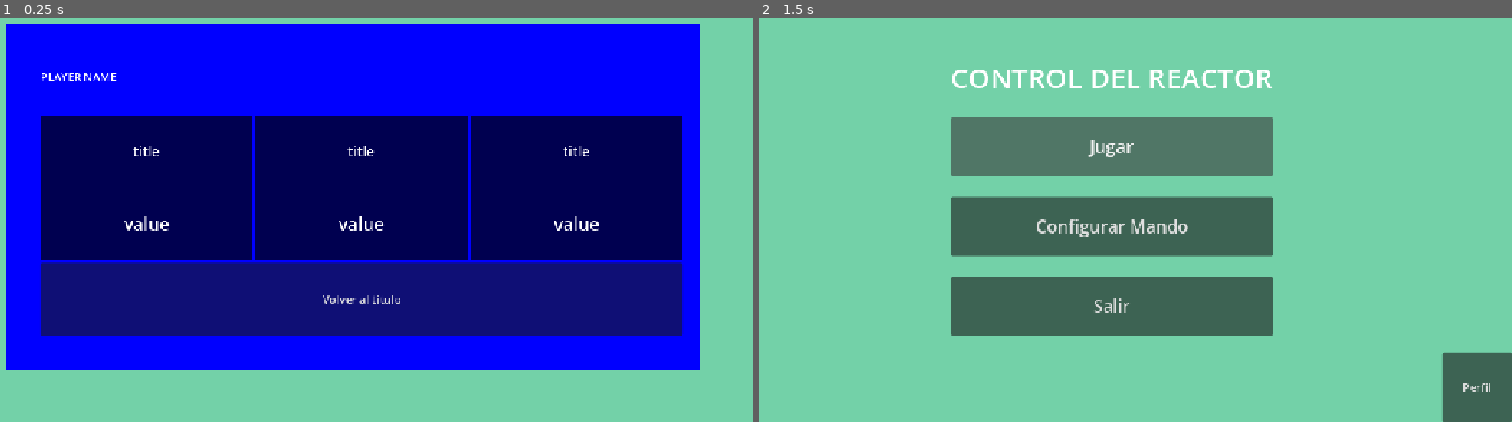
Above: before the commit, frames 1-2 (left to right).
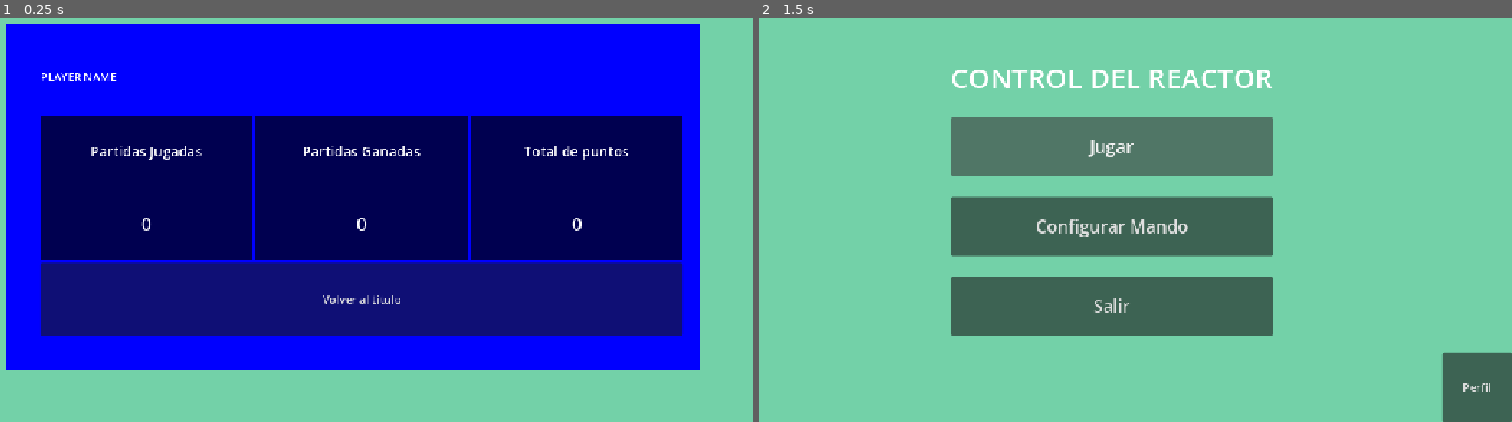
Above: after the commit, the same moments.

Repository: Jbarraza5010/control-del-reactor
Game: Godot game, scene res://scenes/profile/perfil.tscn
Same seed, same stepped clock (60 frames per second), same inputs: the game is played once before the commit and once after it. This scene is started directly instead of the project's main scene.
Inputs:
- Up to frame 1 (0.25 s): no input
- Up to frame 2 (1.5 s): click "Volver al titulo" at 0.5 s; click "Jugar" at 1.25 s

The runs differ from the first frame. In frame 1, 0.8% of the frame differs, in the area x 12-84%, y 31-53%; in frame 2, nothing differs.

Commit message:
Actualización en perfil de datos

Diff:
--- a/client/project.godot
+++ b/client/project.godot
@@ -18,7 +18,7 @@
 [autoload]
 
 Navegacion="*uid://cn2502j03bbtc"
-Api="*uid://bimncqa4rcqlj"
+Api="*uid://cv3pxla8hlhfy"
 
 [display]
 
--- a/client/scenes/common/dato_estadistica.tscn
+++ b/client/scenes/common/dato_estadistica.tscn
@@ -1,4 +1,6 @@
 [gd_scene format=3 uid="uid://b2573bx0ab7hn"]
+
+[ext_resource type="Script" uid="uid://bcgfjts4tbr3u" path="res://scripts/common/dato_estadistica.gd" id="1_84klj"]
 
 [sub_resource type="LabelSettings" id="LabelSettings_8w0r3"]
 font_size = 20
@@ -14,6 +16,7 @@
 grow_vertical = 2
 size_flags_horizontal = 3
 color = Color(0, 0, 0, 0.6862745)
+script = ExtResource("1_84klj")
 
 [node name="MarginContainer" type="MarginContainer" parent="." unique_id=1068666006]
 layout_mode = 1
--- a/client/scenes/profile/perfil.tscn
+++ b/client/scenes/profile/perfil.tscn
@@ -61,12 +61,15 @@
 
 [node name="DatoEstadistica" parent="CenterContainer/ColorRect/MarginContainer/VBoxContainer/HBoxContainer" unique_id=741568416 instance=ExtResource("2_264j0")]
 layout_mode = 2
+titulo = "Partidas Jugadas"
 
 [node name="DatoEstadistica2" parent="CenterContainer/ColorRect/MarginContainer/VBoxContainer/HBoxContainer" unique_id=449457873 instance=ExtResource("2_264j0")]
 layout_mode = 2
+titulo = "Partidas Ganadas"
 
 [node name="DatoEstadistica3" parent="CenterContainer/ColorRect/MarginContainer/VBoxContainer/HBoxContainer" unique_id=1607371316 instance=ExtResource("2_264j0")]
 layout_mode = 2
+titulo = "Total de puntos"
 
 [node name="BotonVolver" type="Button" parent="CenterContainer/ColorRect/MarginContainer/VBoxContainer" unique_id=1860025606]
 layout_mode = 2
--- /dev/null
+++ b/client/scripts/common/dato_estadistica.gd
@@ -0,0 +1,23 @@
+class_name DatoEstadistica
+extends ColorRect
+
+@export var titulo: String = "Estadística":
+	set(nuevo_titulo):
+		titulo = nuevo_titulo
+		if is_node_ready():
+			$MarginContainer/VBoxContainer/Titulo.text = titulo
+
+@export var valor: String = "0":
+	set(nuevo_valor):
+		valor = nuevo_valor
+		if is_node_ready():
+			$MarginContainer/VBoxContainer/Valor.text = valor
+
+func _ready() -> void:
+	$MarginContainer/VBoxContainer/Titulo.text = titulo
+	$MarginContainer/VBoxContainer/Valor.text = valor
+
+#Para actualizar en código
+func actualizar(nuevo_titulo: String, nuevo_valor: Variant) -> void:
+	titulo = nuevo_titulo
+	valor = str(nuevo_valor)
Not shown, added: client/scripts/common/dato_estadistica.gd.uid
